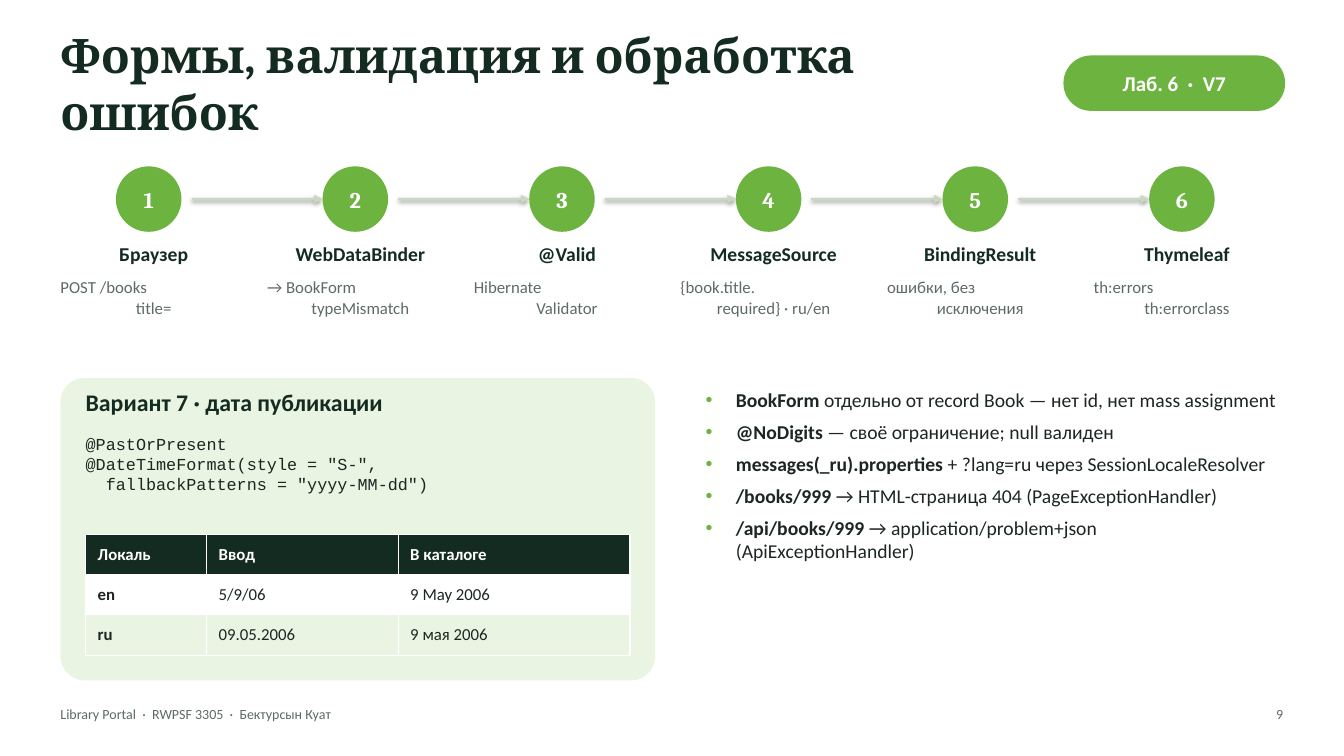
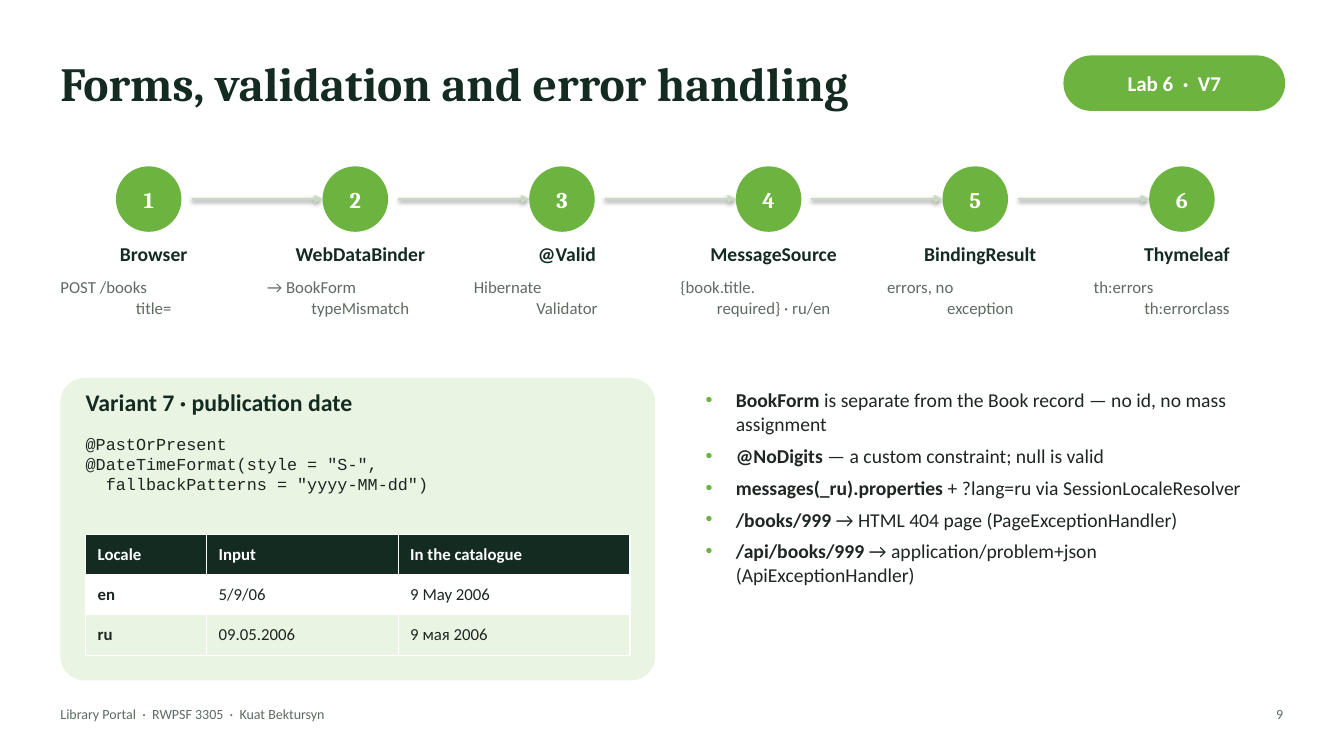
Before and after one commit to AkAyu44/library-portal, a slide deck: slide 9 of docs/Defense_Presentation.pptx. Drawn at 1344x756 pixels with LibreOffice and Linux fonts; fonts in the diff are those of the drawing. Boxes give left, top, right and bottom in pixels: in the first picture for what was removed or moved away, otherwise in the second. Text is boxed around its words. In the diff, an @@ line names an element or a change of style, - is before the commit and + after.

```diff
--- a/docs/Defense_Presentation.pptx
+++ b/docs/Defense_Presentation.pptx
@@ text at [60,68,849,112]: text changed @@
-Формы, валидация и обработка ошибок
+Forms, validation and error handling
@@ text at [1128,76,1221,91]: text changed @@
-Лаб. 6 · V7
+Lab 6 · V7
@@ text at [120,248,187,261]: text changed @@
-Браузер
+Browser
@@ text at [887,285,1013,317]: text changed @@
-ошибки, без
-исключения
+errors, no
+exception
@@ text at [86,394,352,415]: text changed @@
-Вариант 7 · дата публикации
+Variant 7 · publication date
@@ text at [736,393,1241,531]: text changed @@
-• BookForm отдельно от record Book — нет id, нет mass assignment
-• @NoDigits — своё ограничение; null валиден
-• messages(_ru).properties + ?lang=ru через SessionLocaleResolver
-• /books/999 → HTML-страница 404 (PageExceptionHandler)
+• BookForm is separate from the Book record — no id, no mass assignment
+• @NoDigits — a custom constraint; null is valid
+• messages(_ru).properties + ?lang=ru via SessionLocaleResolver
+• /books/999 → HTML 404 page (PageExceptionHandler)
@@ table at [86,534,630,655] @@
-row 1: Локаль | Ввод | В каталоге
+row 1: Locale | Input | In the catalogue
@@ text at [60,709,324,721]: text changed @@
-Library Portal · RWPSF 3305 · Бектурсын Куат
+Library Portal · RWPSF 3305 · Kuat Bektursyn
```
Also in this commit, not shown: 13 other slides changed, 4 other files.
